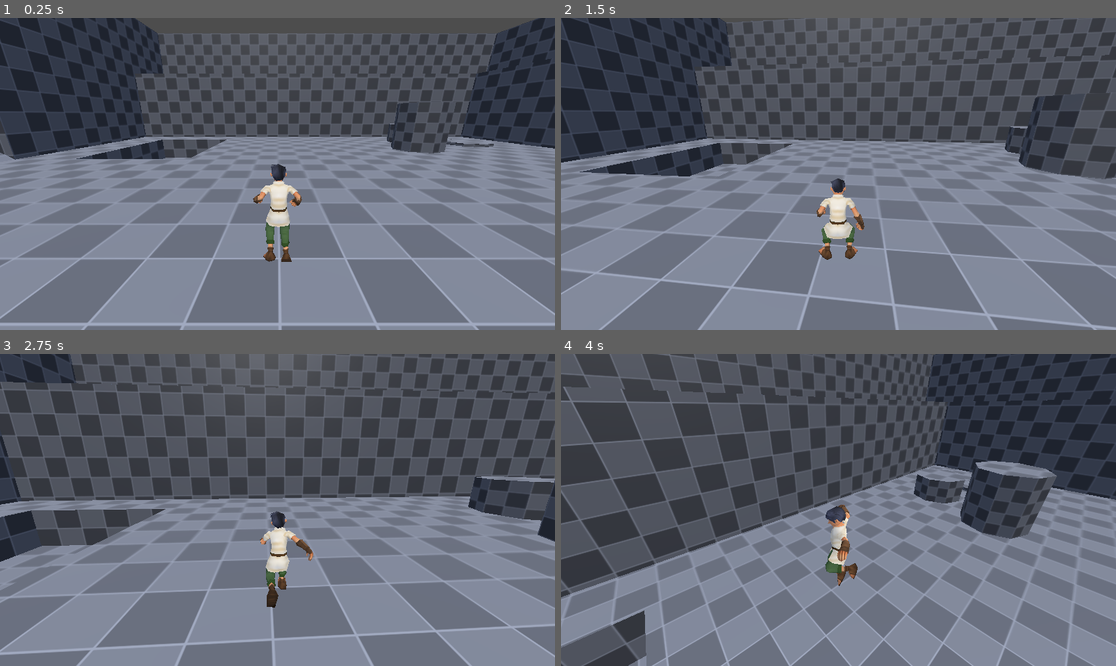
Above: before the commit, frames 1-4 (two rows, left to right).
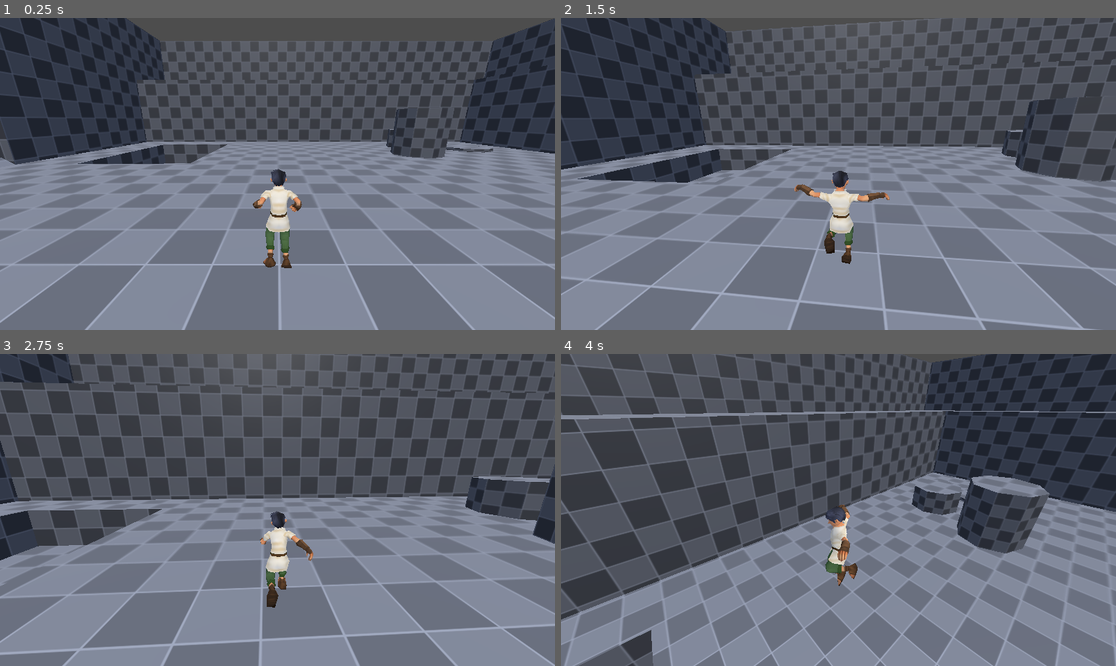
Above: after the commit, the same moments.

Repository: Gericault/3DCharacterController
Game: Godot game, scene res://scenes/csg_box_3d.tscn
Same seed, same stepped clock (60 frames per second), same inputs: the game is played once before the commit and once after it.
Inputs (mouse positions are in pixels of both pictures, inside the frame that each line leads up to):
- Up to frame 1 (0.25 s): no input
- Up to frame 2 (1.5 s): tap Enter at 0.5 s; move the mouse to (866, 174) at 0.52 s; hold Space (jump) 0.53-1.28 s; hold W (move_forward) from 0.53 s (still down); click (866, 174) at 0.67 s; move the mouse to (810, 174) at 1.27 s; tap Shift (sprint) at 1.35 s
- Up to frame 3 (2.75 s): keep holding W (move_forward); tap Space (jump) at 1.52, 1.55, 1.82, 2.3 s; move the mouse to (288, 503) at 2.02 s; hold Tab (tab) from 2.03 s (still down)
- Up to frame 4 (4 s): release W (move_forward) at 2.75 s; release Tab (tab) at 2.75 s; drag from (810, 572) to (672, 463) at 2.77 s; move the mouse to (1005, 556) at 3.52 s; hold A (move_left) from 3.53 s (still down); hold Space (jump) from 3.53 s (still down); tap Z at 3.6 s

The runs differ from the first frame. In frame 1, 30% of the frame differs, in the area x 0-100%, y 0-100%; in frame 2, 33%; in frame 3, 12%; in frame 4, 61%.

Commit message:
Camera improvements
Kickback is now simplex noise, function takes in trauma + direction.
Trauma stacks in short time frame for greater intensity.
Corrected logic error in jump

Diff:
--- a/components/state_machine/states/falling.gd
+++ b/components/state_machine/states/falling.gd
@@ -4,7 +4,6 @@
 
 @export var state_machine: StateMachine
 var falling_timer : float = 0.0
-var _falling_kickback_duration : float = 0.1
 
 func enter() -> void:
 	parent.animation_tree.travel("freehand_fall", parent.ANIM_BLEND_SPEED * 2)
@@ -13,11 +12,12 @@
 
 func exit() -> void:
 	parent.momentum = Vector3.ZERO
-	parent.camera.trigger_landing_kickback((falling_timer * falling_timer), _falling_kickback_duration)
+	parent.camera.add_trauma((falling_timer * 1.5), Vector3.DOWN)
 
-func physics_process(_delta: float, input: InputPackage) -> String:
+func physics_process(delta: float, input: InputPackage) -> String:
 	#keeping seperate to below if/else so I don't duplicate this signal
-	falling_timer =+ _delta
+	falling_timer = falling_timer + delta
+
 	if parent.is_on_floor():
 		#signal landed
 		pass
@@ -29,7 +29,5 @@
 	else:
 		# stats.air_control allows a % control over airmovement, as well as 1/3 turnspeed
 		var fall_momentum = (parent.momentum * (1.0 - stats.air_control)) + (parent.get_direction_from_input() * stats.air_control)
-		# cheat and add more gravity on fall for less floaty physics
-		parent.velocity += ((parent.get_gravity() * _delta) * 3)
 		parent.move_character(fall_momentum, stats.turn_speed / 3)
 		return ""
--- a/components/state_machine/states/walk_state.gd
+++ b/components/state_machine/states/walk_state.gd
@@ -31,8 +31,6 @@
 	play_movement_animations(current_speed)
 	return ""
 
-
-
 func play_movement_animations(speed):
 	#play walking animations based on speed
 	if speed > 3.5:
--- a/data/player/player_stats.tres
+++ b/data/player/player_stats.tres
@@ -4,8 +4,8 @@
 
 [resource]
 script = ExtResource("1_o1dyv")
-jump_height = 12.0
-jump_time_to_peak = 1.1
-jump_time_to_descent = 0.6
+jump_height = 4.5
+jump_time_to_peak = 0.5
+jump_time_to_descent = 0.4
 air_control = 0.3
 metadata/_custom_type_script = "uid://bvrnca78i3ai4"
--- a/scenes/camera_rig/camera_rig.gd
+++ b/scenes/camera_rig/camera_rig.gd
@@ -11,18 +11,30 @@
 
 @export_group("kickback")
 @export var enable_kickback : bool = true
-var _screen_shake_tween : Tween
-const MAX_SCREEN_SHAKE : float = 0.5
-const MIN_SCREEN_SHAKE : float = 0.05
+@export var decay: float = 3.0
+@export var max_offset: Vector3 = Vector3(0.5, 0.5, 0.5)
+@export var max_rotation: float = deg_to_rad(5.0)
+@export var trauma_power: int = 3
+
+var trauma: float = 0.0
+var noise_time: float = 0.0
+var noise = FastNoiseLite.new()
+var original_camera_position: Vector3
+var original_camera_rotation: Vector3
+
 
 var mouse_input: Vector2 = Vector2()
 
-# Called when the node enters the scene tree for the first time.
 func _ready() -> void:
 	spring_length = camera.position.z
 
+	noise.noise_type = FastNoiseLite.TYPE_SIMPLEX
+	noise.seed = randi()
+	noise.frequency = 0.2
 
-# Called every frame. 'delta' is the elapsed time since the previous frame.
+	original_camera_position = camera.position
+	original_camera_rotation = camera.rotation
+
 func _process(delta: float) -> void:
 	var look_input := Input.get_vector("view_left", "view_right", "view_up", "view_down",)
 	look_input *= turn_rate * delta
@@ -38,27 +50,41 @@
 
 func _physics_process(delta: float) -> void:
 	if target:
-		#here you can physics lerp to remove jitter
 		position = target.position + INITIAL_POSITION_OFFSET
 
-func trigger_landing_kickback(amount: float, time: float) -> void:
-	if _screen_shake_tween:
-		_screen_shake_tween.kill()
 
-	_screen_shake_tween = create_tween()
+	if trauma > 0 and enable_kickback:
+		trauma = max(trauma - decay * delta, 0.0)
+		var shake_amount = pow(trauma, trauma_power)
+		# Advance the noise time for smooth transition
+		noise_time += delta * 25.0
+		# Calculate the noise-based offset
+		var noise_px = noise.get_noise_2d(1000.0, noise_time)
+		var noise_py = noise.get_noise_2d(2000.0, noise_time)
+		var noise_pz = noise.get_noise_2d(3000.0, noise_time)
+		var noise_rx = noise.get_noise_2d(4000.0, noise_time)
+		var noise_rz = noise.get_noise_2d(5000.0, noise_time)
 
-	# anon function to reset camera to 0 in 0.1 seconds
-	_screen_shake_tween.finished.connect(func():
-		var reset_tween = create_tween()
-		# Duration: 0.15 seconds (adjust for desired speed)
-		reset_tween.tween_property(camera, "h_offset", 0.0, 0.10).set_ease(Tween.EASE_OUT)
-		reset_tween.tween_property(camera, "rotation:x", 0.0, 0.10).set_ease(Tween.EASE_OUT)
-	)
+		var offset_vector = Vector3(
+			max_offset.x * noise_px,
+			max_offset.y * noise_py,
+			max_offset.z * noise_pz
+		)
+		camera.position = original_camera_position + offset_vector * shake_amount
+		var shake_rotation = Vector3(
+			max_rotation * shake_amount * noise_rx,
+			0.0,
+			max_rotation * shake_amount * noise_rz
+		)
+		camera.rotation.x = original_camera_position.x + shake_rotation.x
+		camera.rotation.z = original_camera_rotation.z + shake_rotation.z
 
-	_screen_shake_tween.tween_method(update_screen_shake.bind(amount), 0.0, -0.5, time).set_ease(Tween.EASE_OUT)
+		if trauma == 0.0:
+			camera.position = original_camera_position
+			camera.rotation = original_camera_rotation
 
-func update_screen_shake(alpha: float, amount:float) -> void:
-	amount = remap(amount, 0.0, 1.0 , MIN_SCREEN_SHAKE, MAX_SCREEN_SHAKE)
-	var current_shake_amount = amount * (1.0 -alpha)
-	camera.h_offset = randf_range(-current_shake_amount, current_shake_amount)
-	camera.rotation.x = sin(amount * alpha)
+func add_trauma(amount: float, direction: Vector3):
+	if not enable_kickback:
+		return
+	trauma = min(trauma + amount, 1.0)
+	camera.position += direction * amount * 0.5
--- a/scenes/player/player.gd
+++ b/scenes/player/player.gd
@@ -38,7 +38,7 @@
 
 func get_jump_gravity() -> float:
 	if not is_on_floor():
-		return jump_gravity if velocity.y < 0.0 else fall_gravity
+		return jump_gravity if velocity.y > 0.0 else fall_gravity
 	return 0.0
 
 func _process(delta: float) -> void:
Not shown, changed: .gitignore
